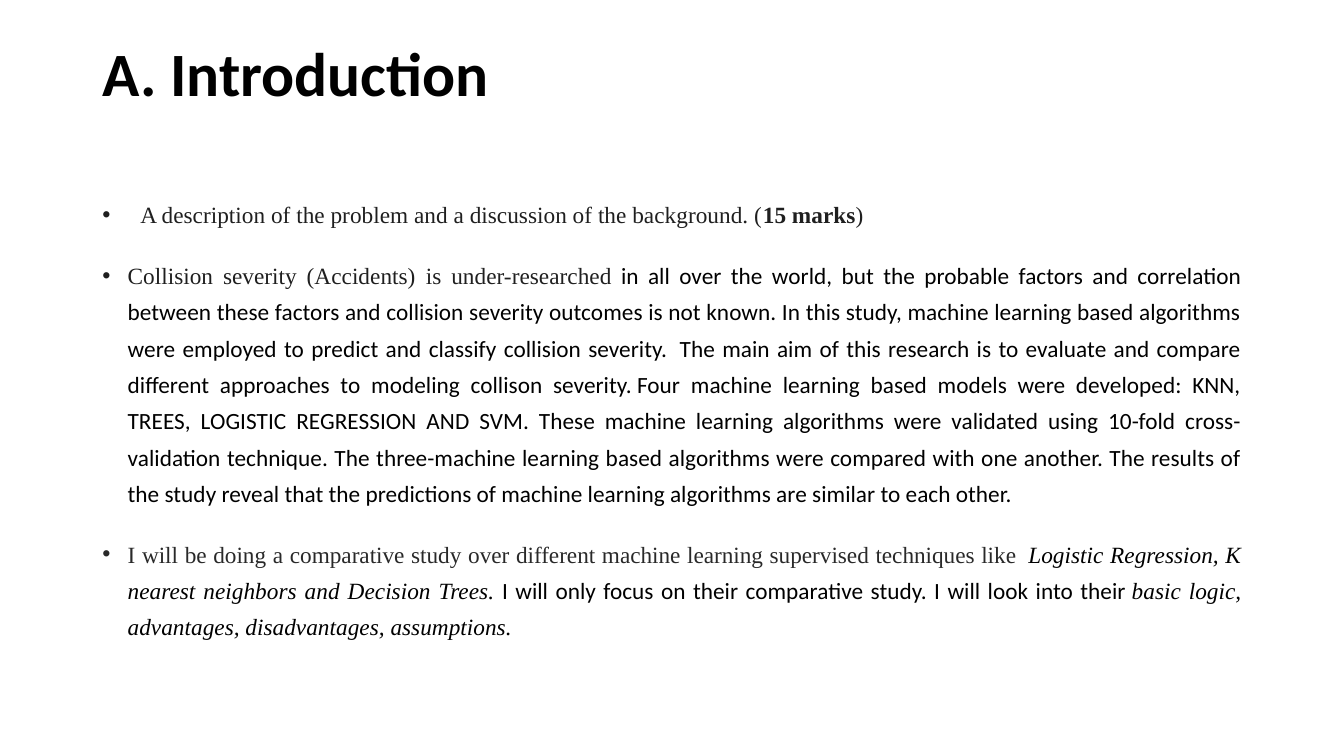
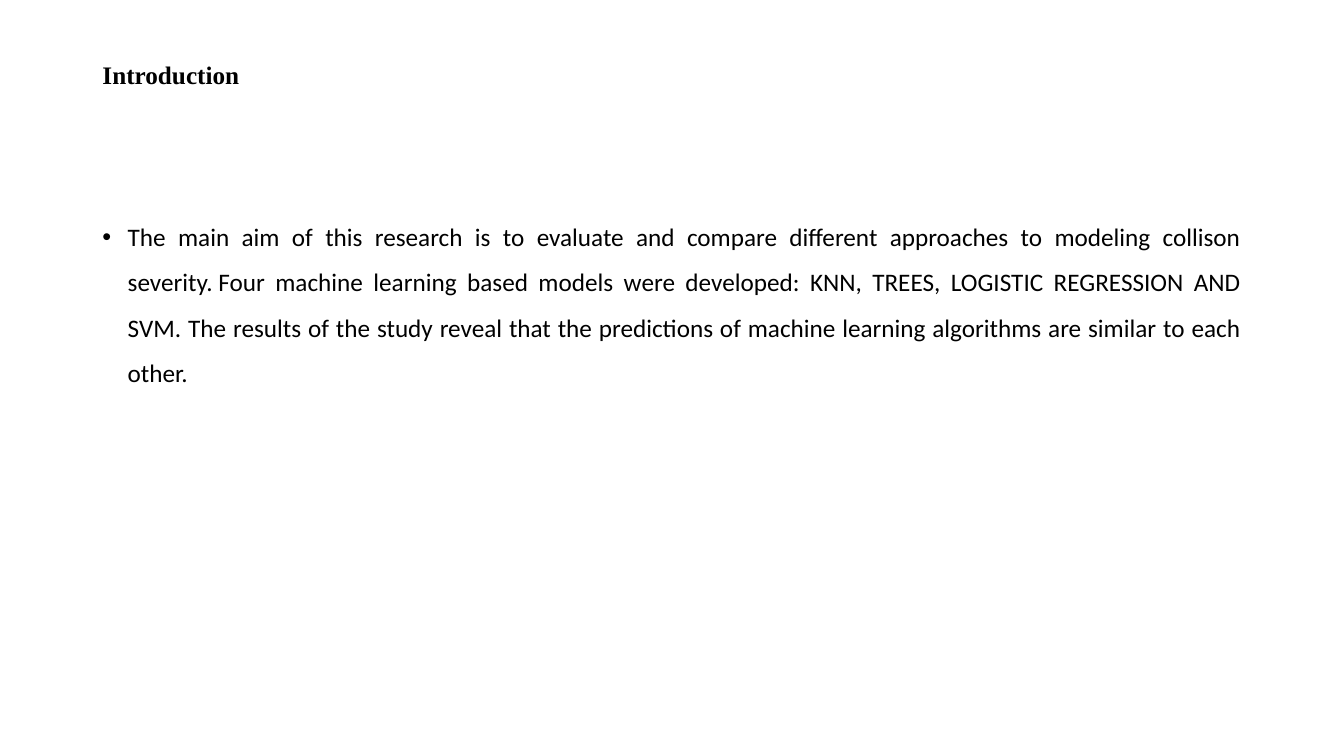
Before and after one commit to Mohsenselseleh/My-Projects, a slide deck: slide 2 of Comparative Study on Classic Machine learning Algorithms.pptx. Drawn at 1344x756 pixels with LibreOffice and Linux fonts; fonts in the diff are those of the drawing. Boxes give left, top, right and bottom in pixels: in the first picture for what was removed or moved away, otherwise in the second. Text is boxed around its words. In the diff, an @@ line names an element or a change of style, - is before the commit and + after.

```diff
--- a/Comparative Study on Classic Machine learning Algorithms.pptx
+++ b/Comparative Study on Classic Machine learning Algorithms.pptx
@@ title at bbox=[102, 66, 239, 85]: text changed; size 44 to 18 pt; font Calibri to Times New Roman @@
-A. Introduction
+Introduction
@@ text at bbox=[128, 228, 1240, 382]: text changed; size 16.6 to 18 pt @@
-• A description of the problem and a discussion of the background. (15 marks)
-• Collision severity (Accidents) is under-researched in all over the world, but the probable factors and correlation between these factors and collision severity outcomes is not known. In this study, machine learning based algorithms were employed to predict and classify collision severity. The main aim of this research is to evaluate and compare different approaches to modeling collison severity. Four machine learning based models were developed: KNN, TREES, LOGISTIC REGRESSION AND SVM. These machine learning algorithms were validated using 10-fold cross-validation technique. The three-machine learning based algorithms were compared with one another. The results of the study reveal that the predictions of machine learning algorithms are similar to each other.
-• I will be doing a comparative study over different machine learning supervised techniques like Logistic Regression, K nearest neighbors and Decision Trees. I will only focus on their comparative study. I will look into their basic logic, advantages, disadvantages, assumptions.
+• The main aim of this research is to evaluate and compare different approaches to modeling collison severity. Four machine learning based models were developed: KNN, TREES, LOGISTIC REGRESSION AND SVM. The results of the study reveal that the predictions of machine learning algorithms are similar to each other.
```
Also in this commit, not shown: 4 other slides changed.
